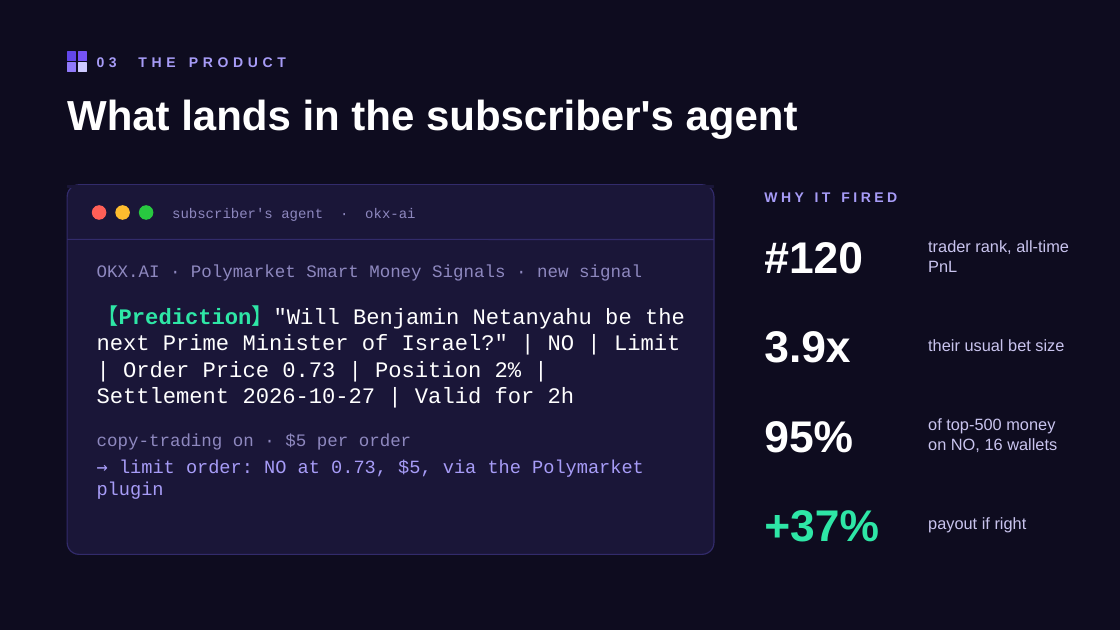
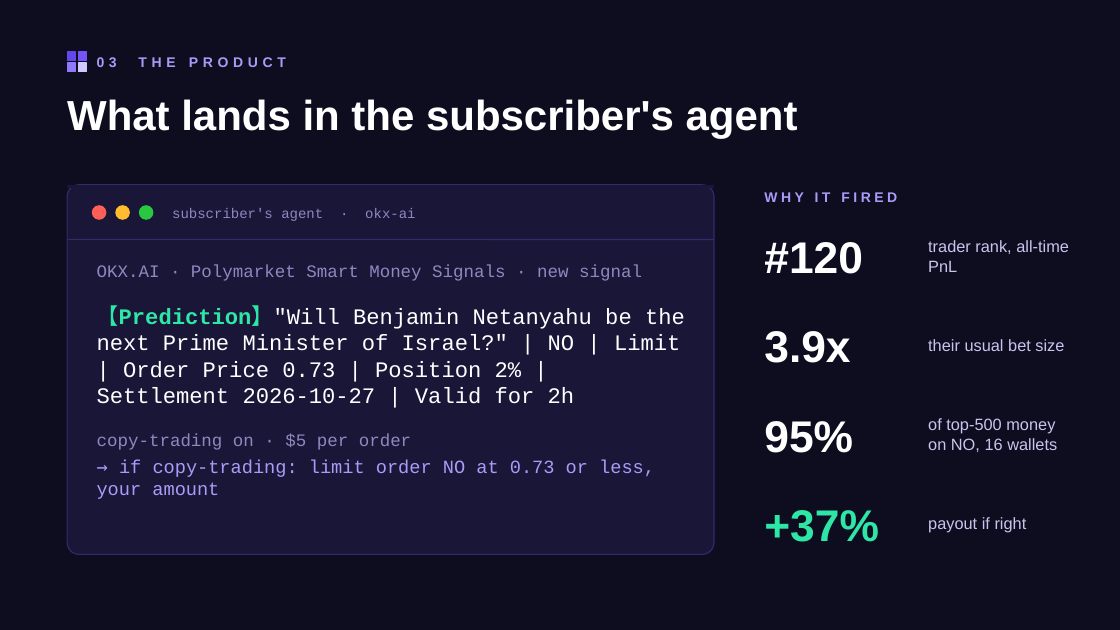
Before and after one commit to arpitBhalla/okx-smart-money-agent, a slide deck: slide 4 of pitch/Datadash-Smart-Money.pptx. Drawn at 1120x630 pixels with LibreOffice and Linux fonts; fonts in the diff are those of the drawing. Boxes give left, top, right and bottom in pixels: in the first picture for what was removed or moved away, otherwise in the second. Text is boxed around its words. In the diff, an @@ line names an element or a change of style, - is before the commit and + after.

```diff
--- a/pitch/Datadash-Smart-Money.pptx
+++ b/pitch/Datadash-Smart-Money.pptx
@@ text at (x1=97, y1=460, x2=655, y2=499): text changed @@
-→ limit order: NO at 0.73, $5, via the Polymarket plugin
+→ if copy-trading: limit order NO at 0.73 or less, your amount
```
Also in this commit, not shown: 2 other slides changed, 29 other files.
